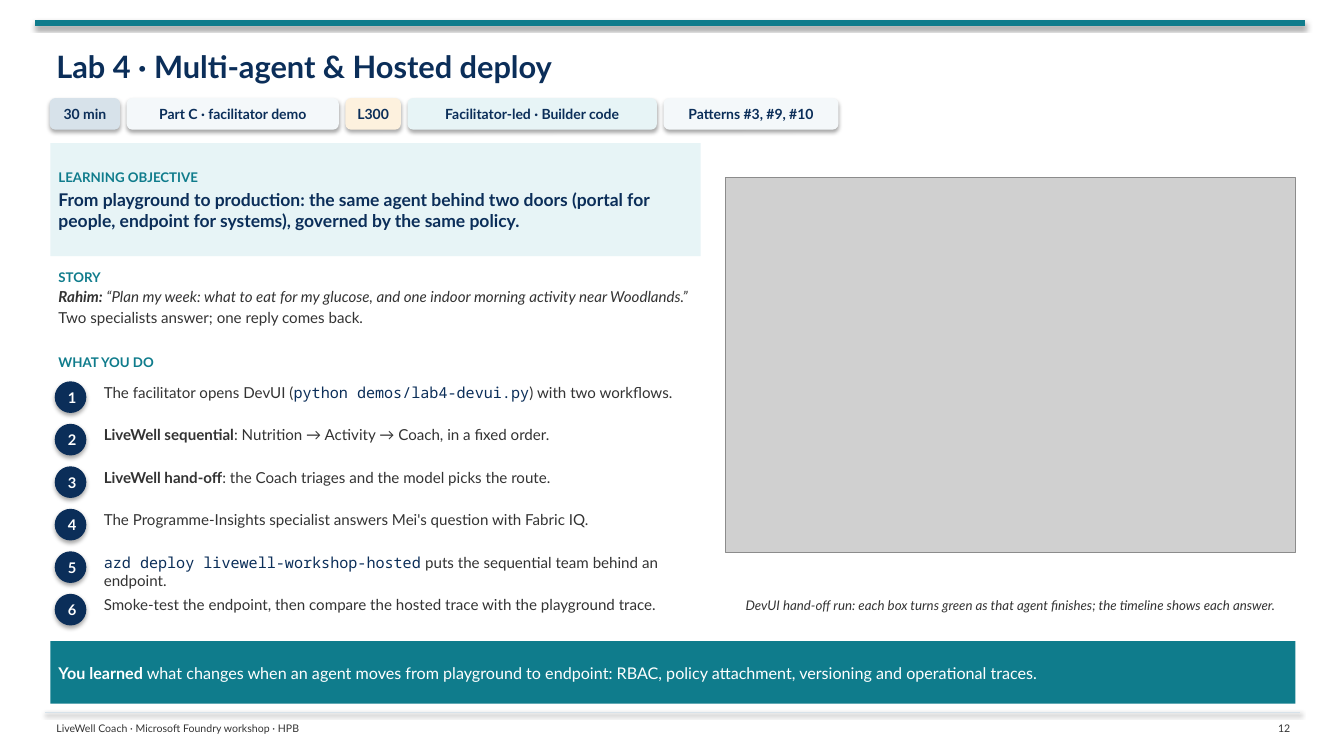
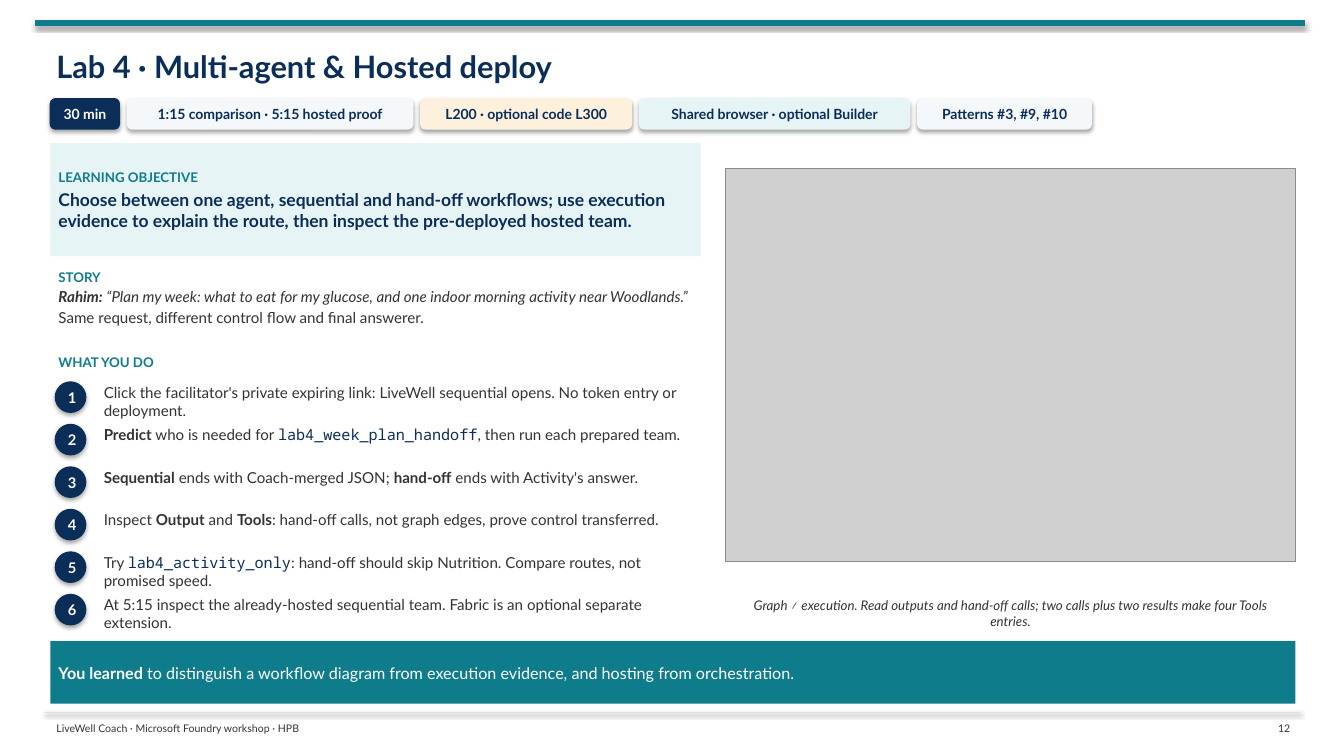
Before and after one commit to tonirex/hpb-foundry-workshop, a slide deck: slide 12 of deck/LiveWell-Lab-Flow.pptx. Drawn at 1344x756 pixels with LibreOffice and Linux fonts; fonts in the diff are those of the drawing; grey boxes stand for pictures. Boxes give left, top, right and bottom in pixels: in the first picture for what was removed or moved away, otherwise in the second. Text is boxed around its words. In the diff, an @@ line names an element or a change of style, - is before the commit and + after.

```diff
--- a/deck/LiveWell-Lab-Flow.pptx
+++ b/deck/LiveWell-Lab-Flow.pptx
@@ rounded rectangle "30 min" at <box>50,99,119,129</box>: text colour #0B2E59 to #FFFFFF; fill #D7E2EA to #0B2E59; outline #D7E2EA 1 pt to #0B2E59 1 pt @@
@@ rounded rectangle "1:15 comparison · 5:15 hosted ...": place and size @@
-rounded rectangle "1:15 comparison · 5:15 hosted ..." at <box>127,99,338,129</box>
+rounded rectangle "1:15 comparison · 5:15 hosted ..." at <box>127,99,412,129</box>
@@ text in rounded rectangle at <box>158,108,383,122</box>: text changed @@
-Part C · facilitator demo
+1:15 comparison · 5:15 hosted proof
@@ rounded rectangle "L200 · optional code L300": place and size @@
-rounded rectangle "L200 · optional code L300" at <box>346,99,400,129</box>
+rounded rectangle "L200 · optional code L300" at <box>420,99,631,129</box>
@@ text in rounded rectangle at <box>445,108,607,122</box>: text changed @@
-L300
+L200 · optional code L300
@@ rounded rectangle "Shared browser · optional Builder": place and size @@
-rounded rectangle "Shared browser · optional Builder" at <box>408,99,656,129</box>
+rounded rectangle "Shared browser · optional Builder" at <box>639,99,909,129</box>
@@ text in rounded rectangle at <box>671,108,878,122</box>: text changed @@
-Facilitator-led · Builder code
+Shared browser · optional Builder
@@ rounded rectangle "Patterns #3, #9, #10": place and size @@
-rounded rectangle "Patterns #3, #9, #10" at <box>664,99,838,129</box>
+rounded rectangle "Patterns #3, #9, #10" at <box>919,99,1092,129</box>
@@ picture: place and size @@
-picture at <box>726,177,1296,553</box>
+picture at <box>726,168,1296,562</box>
@@ text in rectangle at <box>58,193,665,230</box>: text changed @@
-From playground to production: the same agent behind two doors (portal for people, endpoint for systems), governed by the same policy.
+Choose between one agent, sequential and hand-off workflows; use execution evidence to explain the route, then inspect the pre-deployed hosted team.
@@ text at <box>58,312,424,326</box>: text changed @@
-Two specialists answer; one reply comes back.
+Same request, different control flow and final answerer.
@@ text at <box>104,387,676,419</box>: text changed @@
-The facilitator opens DevUI (python demos/lab4-devui.py) with two workflows.
+Click the facilitator's private expiring link: LiveWell sequential opens. No token entry or deployment.
@@ text at <box>104,428,680,444</box>: text changed @@
-LiveWell sequential: Nutrition → Activity → Coach, in a fixed order.
+Predict who is needed for lab4_week_plan_handoff, then run each prepared team.
@@ text at <box>104,471,639,486</box>: text changed @@
-LiveWell hand-off: the Coach triages and the model picks the route.
+Sequential ends with Coach-merged JSON; hand-off ends with Activity's answer.
@@ text at <box>104,513,659,528</box>: text changed @@
-The Programme-Insights specialist answers Mei's question with Fabric IQ.
+Inspect Output and Tools: hand-off calls, not graph edges, prove control transferred.
@@ text at <box>104,556,641,589</box>: text changed @@
-azd deploy livewell-workshop-hosted puts the sequential team behind an endpoint.
+Try lab4_activity_only: hand-off should skip Nutrition. Compare routes, not promised speed.
@@ text at <box>104,599,642,628</box>: text changed @@
-Smoke-test the endpoint, then compare the hosted trace with the playground trace.
+At 5:15 inspect the already-hosted sequential team. Fabric is an optional separate extension.
@@ text at <box>754,600,1267,626</box>: text changed @@
-DevUI hand-off run: each box turns green as that agent finishes; the timeline shows each answer.
+Graph ≠ execution. Read outputs and hand-off calls; two calls plus two results make four Tools entries.
@@ text in rectangle at <box>58,667,794,682</box>: text changed @@
-You learned what changes when an agent moves from playground to endpoint: RBAC, policy attachment, versioning and operational traces.
+You learned to distinguish a workflow diagram from execution evidence, and hosting from orchestration.
```
Also in this commit, not shown: 13 other slides changed, 38 other files.
